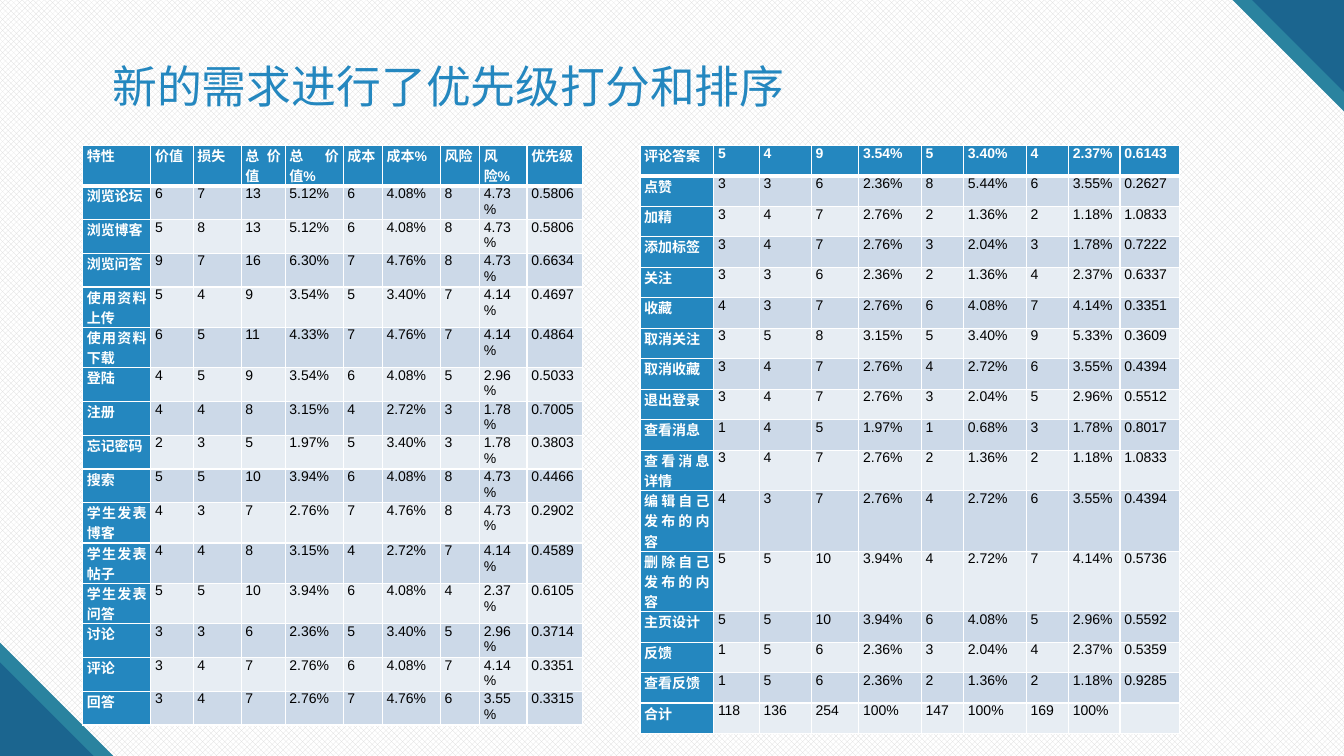
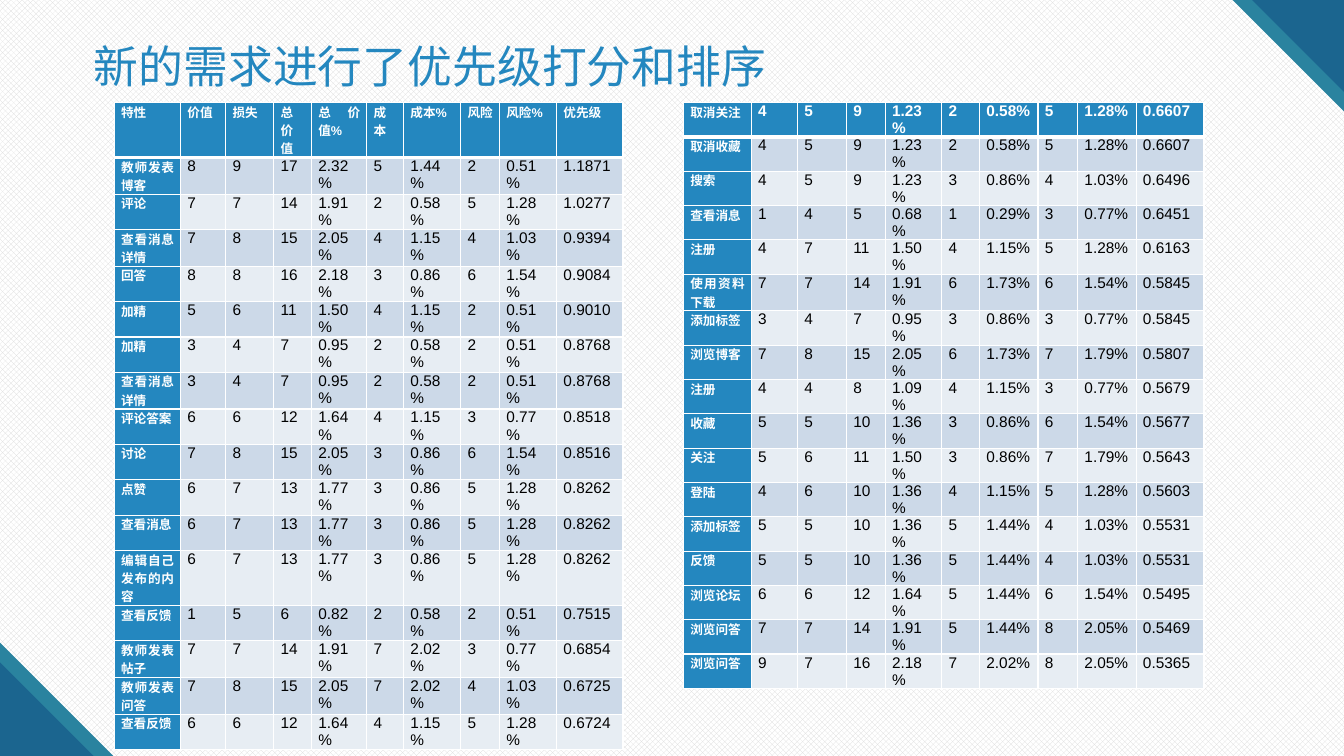
Before and after one commit to on6nx/requirement, a slide deck: slide 17 of 3.requirement/5.需求变更/G07需求变更评审.pptx. Drawn at 1344x756 pixels with LibreOffice and Linux fonts; fonts in the diff are those of the drawing. Boxes give left, top, right and bottom in pixels: in the first picture for what was removed or moved away, otherwise in the second. Text is boxed around its words. In the diff, an @@ line names an element or a change of style, - is before the commit and + after.

```diff
--- a/3.requirement/5.需求变更/G07需求变更评审.pptx
+++ b/3.requirement/5.需求变更/G07需求变更评审.pptx
@@ title "新的需求进行了优先级打分和排序": place and size @@
-title "新的需求进行了优先级打分和排序" at [112, 65, 784, 107]
+title "新的需求进行了优先级打分和排序" at [94, 45, 766, 87]
@@ table added at [114, 103, 624, 752], 17 rows, 10 columns @@
+特性 | 价值 | 损失 | 总价值 | 总价值% | 成本 | 成本% | 风险 | 风险% | 优先级
+教师发表博客 | 8 | 9 | 17 | 2.32% | 5 | 1.44% | 2 | 0.51% | 1.1871
+评论 | 7 | 7 | 14 | 1.91% | 2 | 0.58% | 5 | 1.28% | 1.0277
+查看消息详情 | 7 | 8 | 15 | 2.05% | 4 | 1.15% | 4 | 1.03% | 0.9394
+回答 | 8 | 8 | 16 | 2.18% | 3 | 0.86% | 6 | 1.54% | 0.9084
+加精 | 5 | 6 | 11 | 1.50% | 4 | 1.15% | 2 | 0.51% | 0.9010
+加精 | 3 | 4 | 7 | 0.95% | 2 | 0.58% | 2 | 0.51% | 0.8768
+查看消息详情 | 3 | 4 | 7 | 0.95% | 2 | 0.58% | 2 | 0.51% | 0.8768
+评论答案 | 6 | 6 | 12 | 1.64% | 4 | 1.15% | 3 | 0.77% | 0.8518
+讨论 | 7 | 8 | 15 | 2.05% | 3 | 0.86% | 6 | 1.54% | 0.8516
+点赞 | 6 | 7 | 13 | 1.77% | 3 | 0.86% | 5 | 1.28% | 0.8262
+查看消息 | 6 | 7 | 13 | 1.77% | 3 | 0.86% | 5 | 1.28% | 0.8262
+编辑自己发布的内容 | 6 | 7 | 13 | 1.77% | 3 | 0.86% | 5 | 1.28% | 0.8262
+查看反馈 | 1 | 5 | 6 | 0.82% | 2 | 0.58% | 2 | 0.51% | 0.7515
+教师发表帖子 | 7 | 7 | 14 | 1.91% | 7 | 2.02% | 3 | 0.77% | 0.6854
+教师发表问答 | 7 | 8 | 15 | 2.05% | 7 | 2.02% | 4 | 1.03% | 0.6725
+查看反馈 | 6 | 6 | 12 | 1.64% | 4 | 1.15% | 5 | 1.28% | 0.6724
@@ table added at [684, 103, 1203, 731], 17 rows, 10 columns @@
+取消关注 | 4 | 5 | 9 | 1.23% | 2 | 0.58% | 5 | 1.28% | 0.6607
+取消收藏 | 4 | 5 | 9 | 1.23% | 2 | 0.58% | 5 | 1.28% | 0.6607
+搜索 | 4 | 5 | 9 | 1.23% | 3 | 0.86% | 4 | 1.03% | 0.6496
+查看消息 | 1 | 4 | 5 | 0.68% | 1 | 0.29% | 3 | 0.77% | 0.6451
+注册 | 4 | 7 | 11 | 1.50% | 4 | 1.15% | 5 | 1.28% | 0.6163
+使用资料下载 | 7 | 7 | 14 | 1.91% | 6 | 1.73% | 6 | 1.54% | 0.5845
+添加标签 | 3 | 4 | 7 | 0.95% | 3 | 0.86% | 3 | 0.77% | 0.5845
+浏览博客 | 7 | 8 | 15 | 2.05% | 6 | 1.73% | 7 | 1.79% | 0.5807
+注册 | 4 | 4 | 8 | 1.09% | 4 | 1.15% | 3 | 0.77% | 0.5679
+收藏 | 5 | 5 | 10 | 1.36% | 3 | 0.86% | 6 | 1.54% | 0.5677
+关注 | 5 | 6 | 11 | 1.50% | 3 | 0.86% | 7 | 1.79% | 0.5643
+登陆 | 4 | 6 | 10 | 1.36% | 4 | 1.15% | 5 | 1.28% | 0.5603
+添加标签 | 5 | 5 | 10 | 1.36% | 5 | 1.44% | 4 | 1.03% | 0.5531
+反馈 | 5 | 5 | 10 | 1.36% | 5 | 1.44% | 4 | 1.03% | 0.5531
+浏览论坛 | 6 | 6 | 12 | 1.64% | 5 | 1.44% | 6 | 1.54% | 0.5495
+浏览问答 | 7 | 7 | 14 | 1.91% | 5 | 1.44% | 8 | 2.05% | 0.5469
+浏览问答 | 9 | 7 | 16 | 2.18% | 7 | 2.02% | 8 | 2.05% | 0.5365
@@ table removed at [83, 145, 585, 715], 16 rows, 10 columns @@
-特性 | 价值 | 损失 | 总价值 | 总价值% | 成本 | 成本% | 风险 | 风险% | 优先级
-浏览论坛 | 6 | 7 | 13 | 5.12% | 6 | 4.08% | 8 | 4.73% | 0.5806
-浏览博客 | 5 | 8 | 13 | 5.12% | 6 | 4.08% | 8 | 4.73% | 0.5806
-浏览问答 | 9 | 7 | 16 | 6.30% | 7 | 4.76% | 8 | 4.73% | 0.6634
-使用资料上传 | 5 | 4 | 9 | 3.54% | 5 | 3.40% | 7 | 4.14% | 0.4697
-使用资料下载 | 6 | 5 | 11 | 4.33% | 7 | 4.76% | 7 | 4.14% | 0.4864
-登陆 | 4 | 5 | 9 | 3.54% | 6 | 4.08% | 5 | 2.96% | 0.5033
-注册 | 4 | 4 | 8 | 3.15% | 4 | 2.72% | 3 | 1.78% | 0.7005
-忘记密码 | 2 | 3 | 5 | 1.97% | 5 | 3.40% | 3 | 1.78% | 0.3803
-搜索 | 5 | 5 | 10 | 3.94% | 6 | 4.08% | 8 | 4.73% | 0.4466
-学生发表博客 | 4 | 3 | 7 | 2.76% | 7 | 4.76% | 8 | 4.73% | 0.2902
-学生发表帖子 | 4 | 4 | 8 | 3.15% | 4 | 2.72% | 7 | 4.14% | 0.4589
-学生发表问答 | 5 | 5 | 10 | 3.94% | 6 | 4.08% | 4 | 2.37% | 0.6105
-讨论 | 3 | 3 | 6 | 2.36% | 5 | 3.40% | 5 | 2.96% | 0.3714
-评论 | 3 | 4 | 7 | 2.76% | 6 | 4.08% | 7 | 4.14% | 0.3351
-回答 | 3 | 4 | 7 | 2.76% | 7 | 4.76% | 6 | 3.55% | 0.3315
@@ table removed at [640, 145, 1179, 725], 17 rows, 10 columns @@
-评论答案 | 5 | 4 | 9 | 3.54% | 5 | 3.40% | 4 | 2.37% | 0.6143
-点赞 | 3 | 3 | 6 | 2.36% | 8 | 5.44% | 6 | 3.55% | 0.2627
-加精 | 3 | 4 | 7 | 2.76% | 2 | 1.36% | 2 | 1.18% | 1.0833
-添加标签 | 3 | 4 | 7 | 2.76% | 3 | 2.04% | 3 | 1.78% | 0.7222
-关注 | 3 | 3 | 6 | 2.36% | 2 | 1.36% | 4 | 2.37% | 0.6337
-收藏 | 4 | 3 | 7 | 2.76% | 6 | 4.08% | 7 | 4.14% | 0.3351
-取消关注 | 3 | 5 | 8 | 3.15% | 5 | 3.40% | 9 | 5.33% | 0.3609
-取消收藏 | 3 | 4 | 7 | 2.76% | 4 | 2.72% | 6 | 3.55% | 0.4394
-退出登录 | 3 | 4 | 7 | 2.76% | 3 | 2.04% | 5 | 2.96% | 0.5512
-查看消息 | 1 | 4 | 5 | 1.97% | 1 | 0.68% | 3 | 1.78% | 0.8017
-查看消息详情 | 3 | 4 | 7 | 2.76% | 2 | 1.36% | 2 | 1.18% | 1.0833
-编辑自己发布的内容 | 4 | 3 | 7 | 2.76% | 4 | 2.72% | 6 | 3.55% | 0.4394
-删除自己发布的内容 | 5 | 5 | 10 | 3.94% | 4 | 2.72% | 7 | 4.14% | 0.5736
-主页设计 | 5 | 5 | 10 | 3.94% | 6 | 4.08% | 5 | 2.96% | 0.5592
-反馈 | 1 | 5 | 6 | 2.36% | 3 | 2.04% | 4 | 2.37% | 0.5359
-查看反馈 | 1 | 5 | 6 | 2.36% | 2 | 1.36% | 2 | 1.18% | 0.9285
-合计 | 118 | 136 | 254 | 100% | 147 | 100% | 169 | 100% | 
```
Also in this commit, not shown: 3 other slides changed, 6 other files.
